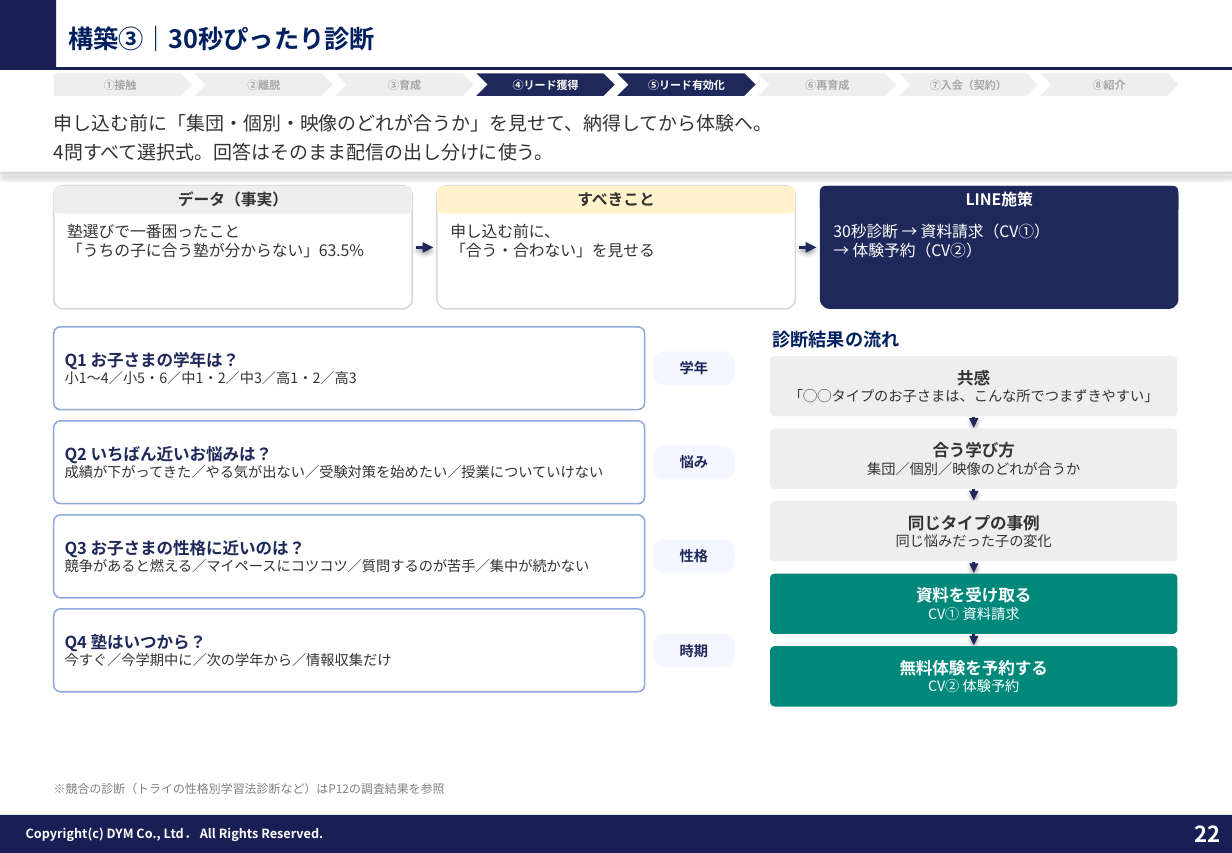
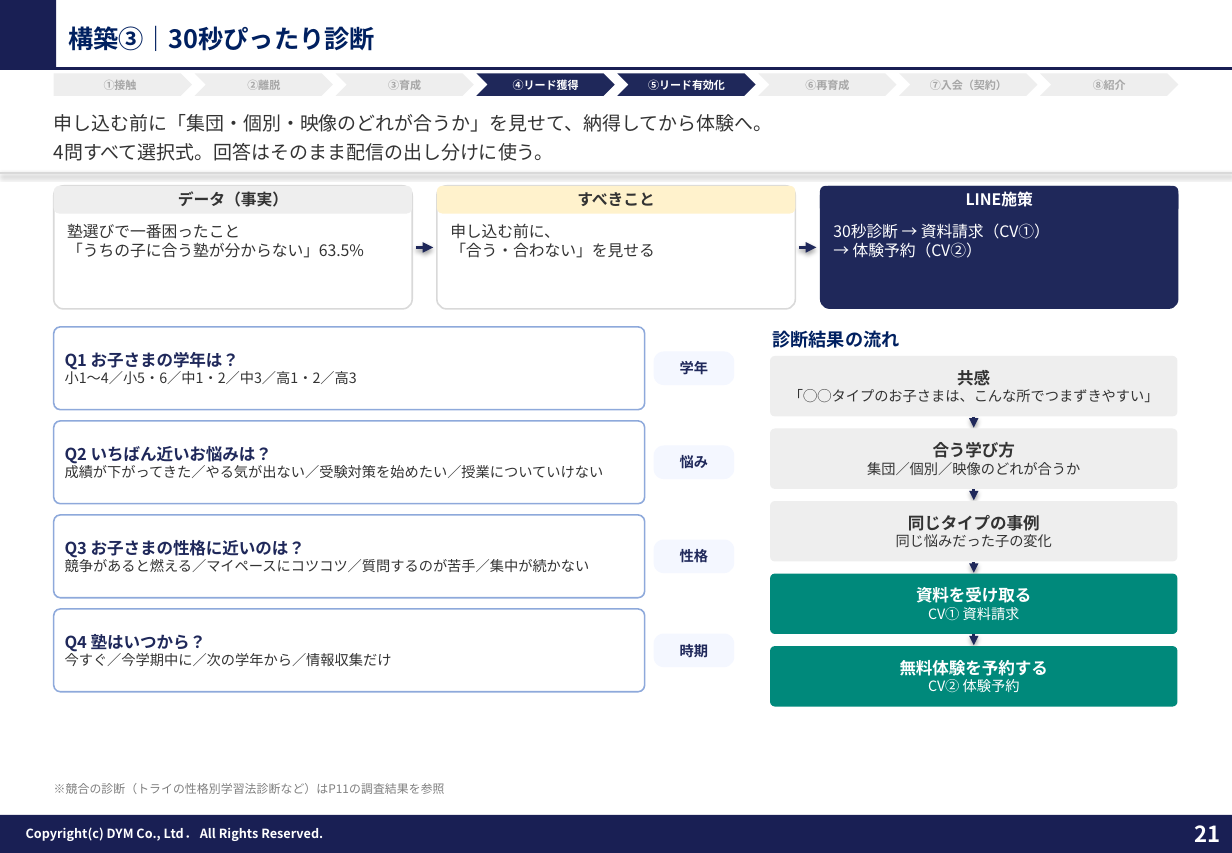
Before and after one commit to tonomura-r-dev/folder, a slide deck: slide 21 of 教育（塾）業界_LINEOA施策提案ver3.pptx (slide 22 before the commit). Drawn at 1232x853 pixels with LibreOffice and Linux fonts; fonts in the diff are those of the drawing; background and template pictures are left out. Boxes give left, top, right and bottom in pixels: in the first picture for what was removed or moved away, otherwise in the second. Text is boxed around its words. In the diff, an @@ line names an element or a change of style, - is before the commit and + after.

```diff
--- a/教育（塾）業界_LINEOA施策提案ver3.pptx
+++ b/教育（塾）業界_LINEOA施策提案ver3.pptx
@@ text at box(54, 783, 445, 794): text changed @@
-※競合の診断（トライの性格別学習法診断など）はP12の調査結果を参照
+※競合の診断（トライの性格別学習法診断など）はP11の調査結果を参照
@@ page number at box(1195, 825, 1221, 842): text changed @@
-22
+21
```
Also in this commit, not shown: 10 other slides changed, 1 slide removed, 3 other files.
